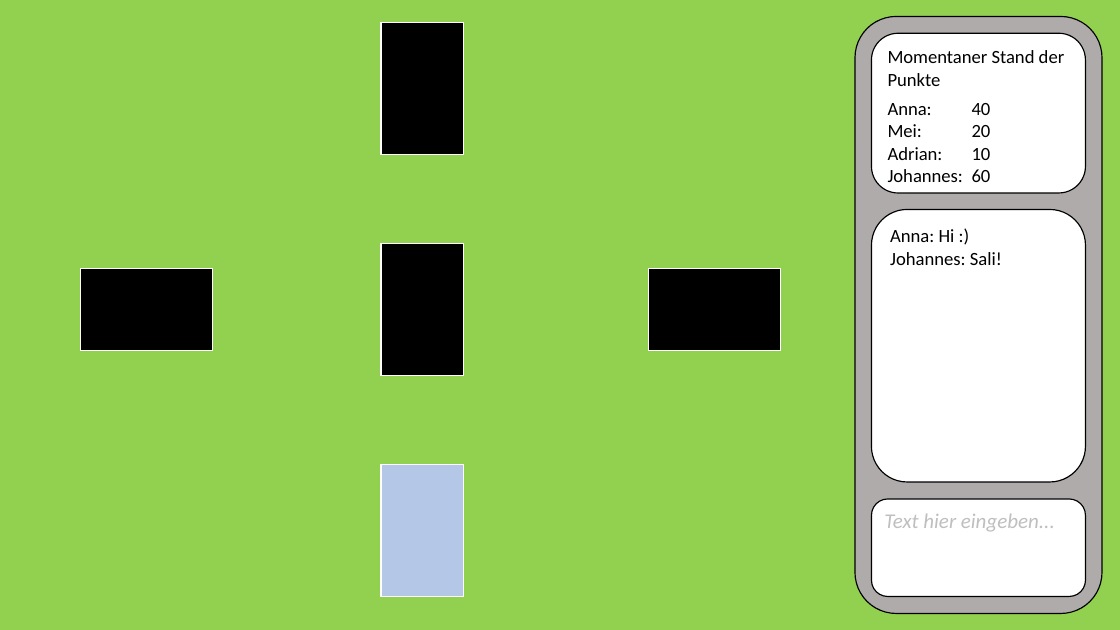
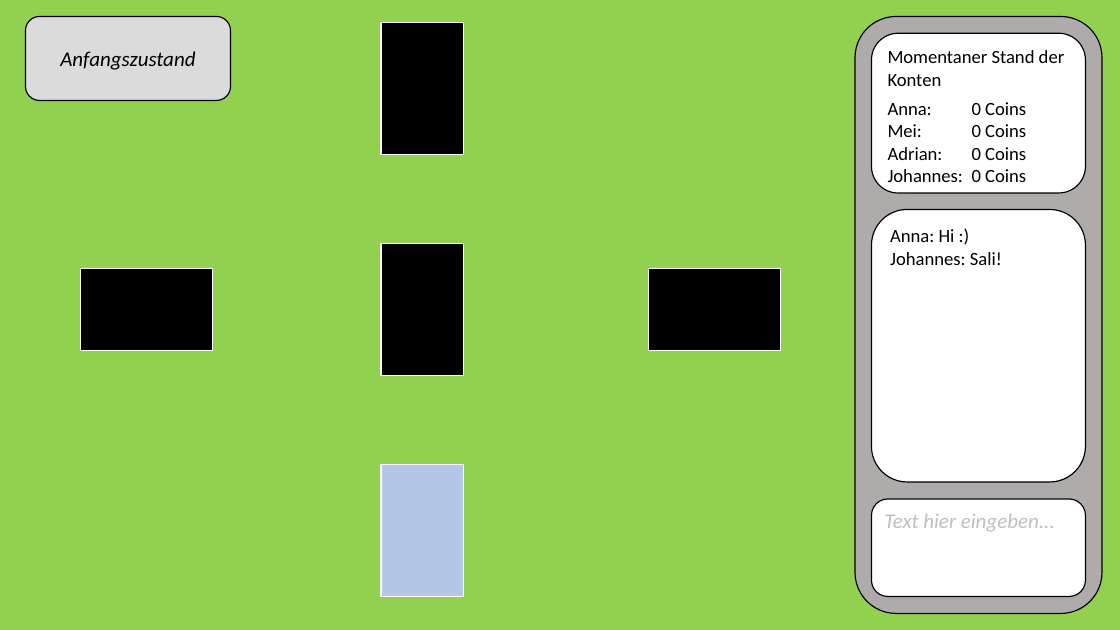
Before and after one commit to jnussbaum/TheBachelorsChaseGame, a slide deck: slide 7 of documents/Meilensteine/Meilenstein I/mockup.pptx (slide 4 before the commit). Drawn at 1120x630 pixels with LibreOffice and Linux fonts; fonts in the diff are those of the drawing. Boxes give left, top, right and bottom in pixels: in the first picture for what was removed or moved away, otherwise in the second. Text is boxed around its words. In the diff, an @@ line names an element or a change of style, - is before the commit and + after.

```diff
--- a/documents/Meilensteine/Meilenstein I/mockup.pptx
+++ b/documents/Meilensteine/Meilenstein I/mockup.pptx
@@ rounded rectangle added at [25, 17, 230, 101], fill #DBDBDB, outline #000000 1 pt, 18 pt, text #000000, italic @@
+Anfangszustand
@@ text in rounded rectangle at [888, 50, 1065, 182]: text changed @@
-Momentaner Stand der Punkte
-Anna: 40
-Mei: 20
-Adrian: 10
-Johannes: 60
+Momentaner Stand der Konten
+Anna: 0 Coins
+Mei: 0 Coins
+Adrian: 0 Coins
+Johannes: 0 Coins
```
Also in this commit, not shown: 6 other slides changed, 8 slides added.
